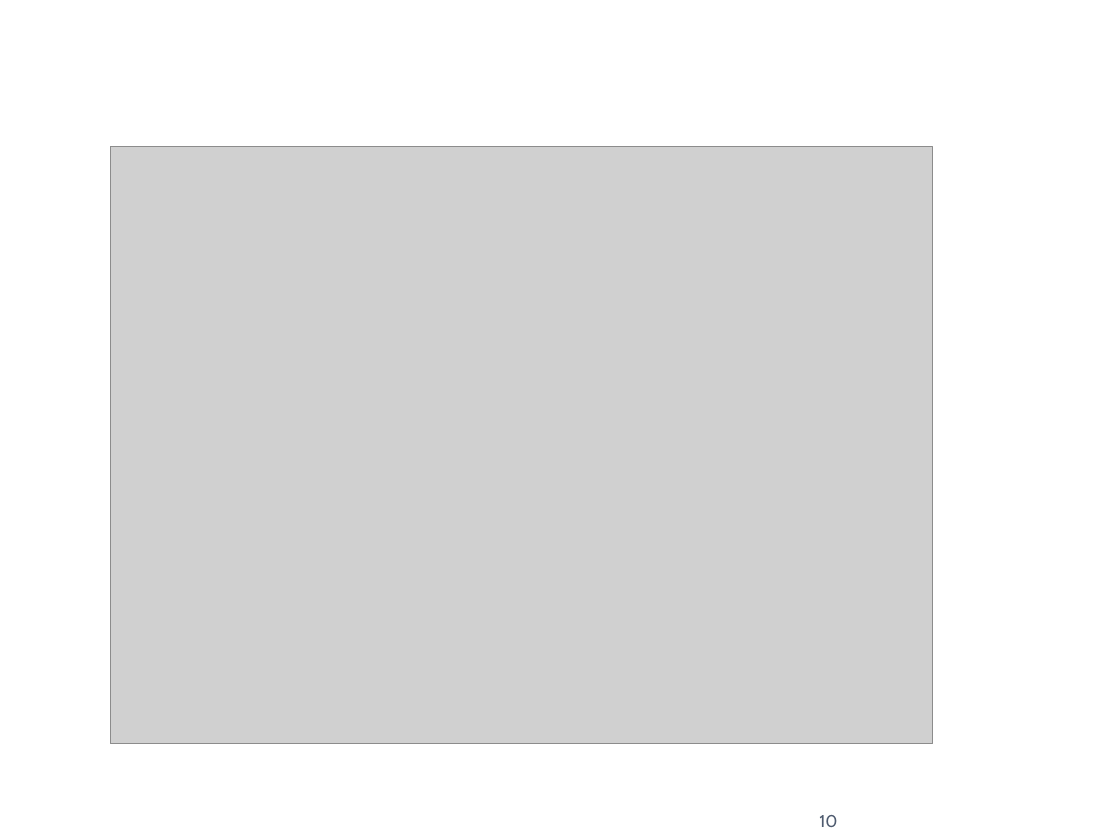
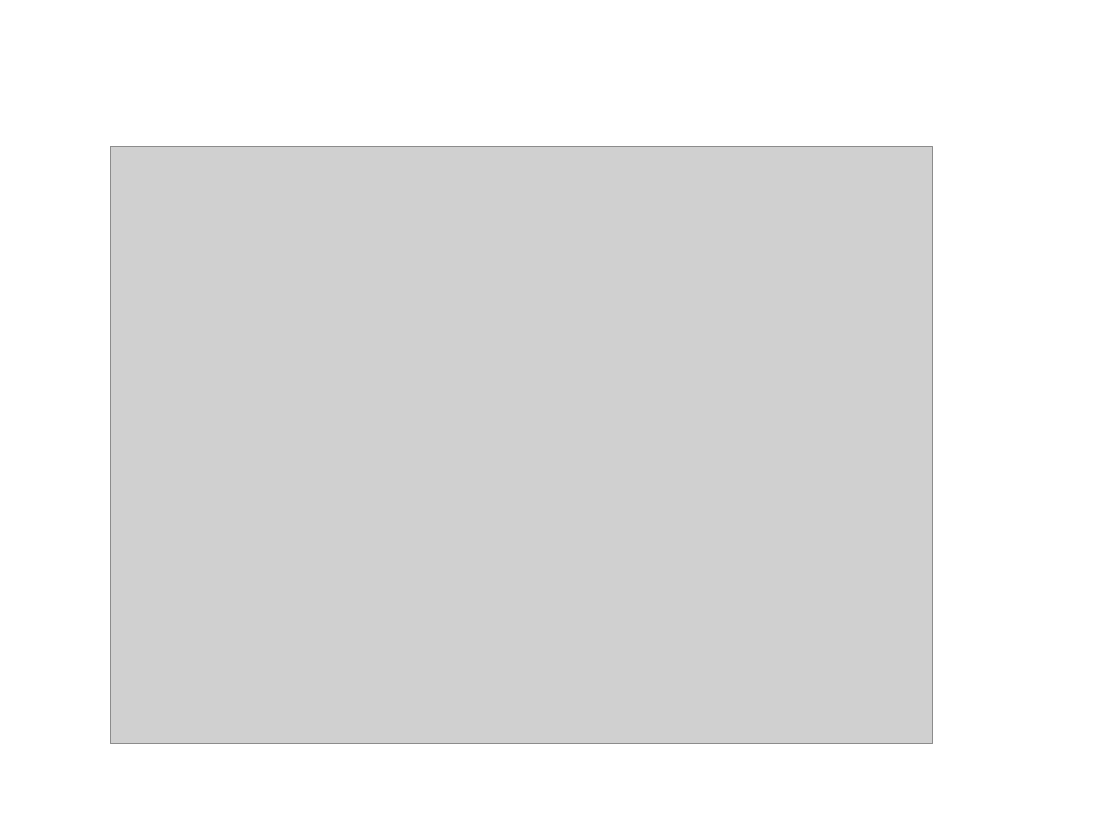
Before and after one commit to MissaouiAhmed/Web_S-mantique_Project, a slide deck: slide 10 of Rendu final/Presentation.pptx. Drawn at 1120x840 pixels with LibreOffice and Linux fonts; fonts in the diff are those of the drawing; grey boxes stand for pictures; background and template pictures are left out. Boxes give left, top, right and bottom in pixels: in the first picture for what was removed or moved away, otherwise in the second. Text is boxed around its words. In the diff, an @@ line names an element or a change of style, - is before the commit and + after.

```diff
--- a/Rendu final/Presentation.pptx
+++ b/Rendu final/Presentation.pptx
@@ page number removed at box(819, 815, 837, 827) @@
-10
```
Also in this commit, not shown: 9 other slides changed.
